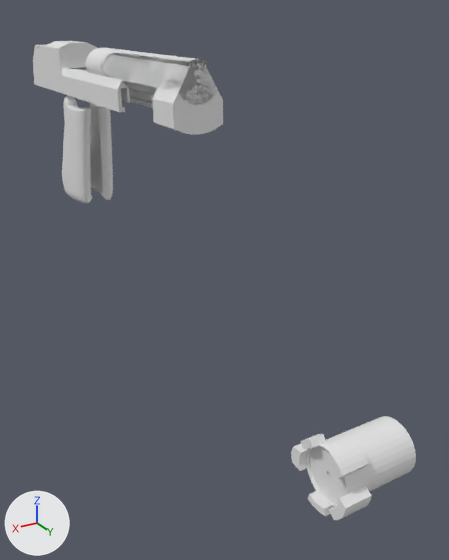
An edit to the Blender file DesertEagle_01v02.blend, drawn before and after from the same camera.
Camera for both pictures: a camera (50 mm lens) standing at (2.63, 5.31, 2.49) and looking at (-0.4, 0.26, -0.03). The lights are fixed; the arrows at lower left show +X, +Y and +Z.

Names of what the first picture shows: 'BackCylinder', 'Cylinder', 'FrontCylinder', 'Plane', 'Up'.
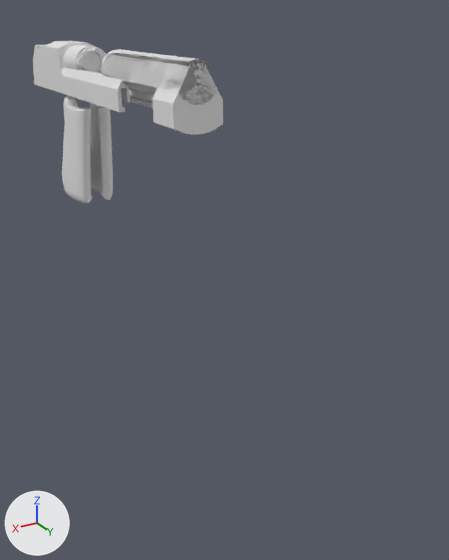
Commit message: Archive before making hole in upper part

Location of each change, (x1, y1, x2, y2) in pixels of the pictures (449 x 560 px):
'Cylinder', reshaped
    before: (291, 416, 416, 520)
    after: (76, 47, 102, 73)
'BackCylinder', moved
    before: (86, 47, 117, 76)
    after: (63, 44, 106, 74)

Patch to the scene script:
```diff
--- a/DesertEagle_01v02.blend.py
+++ b/DesertEagle_01v02.blend.py
@@ me_cylinder @@
 # used by ob_cylinder; location = (0.0, 0.0, 0.0)
-me_cylinder.from_pydata(...)  # 428 vertices, 398 faces; spans x -0.316..0.377, y 2.472..3.055, z -0.66..-0.116
+me_cylinder.from_pydata(...)  # 428 vertices, 398 faces; spans x -0.131..0.192, y -2.257..-1.995, z 1.823..2.125
+# me_cylinder part 1: 428 of 428 vertices moved; they spanned x -0.316..0.377, y 2.472..3.055, z -0.66..-0.116 and now span x -0.131..0.192, y -2.257..-1.995, z 1.823..2.125; mean shift (-0.185, -4.858, 2.365); largest move (-0.316, 2.985, -0.434) -> (-0.092, -2.257, 1.948)
@@ ob_backcylinder @@
 ob_backcylinder = bpy.data.objects.new('BackCylinder', me_cylinder_005)
-ob_backcylinder.location = (0.0, 0.0, 0.0)
+ob_backcylinder.location = (0.0, -0.82, 0.0)
 _m = ob_backcylinder.modifiers.new('Subsurf', 'SUBSURF')
```
